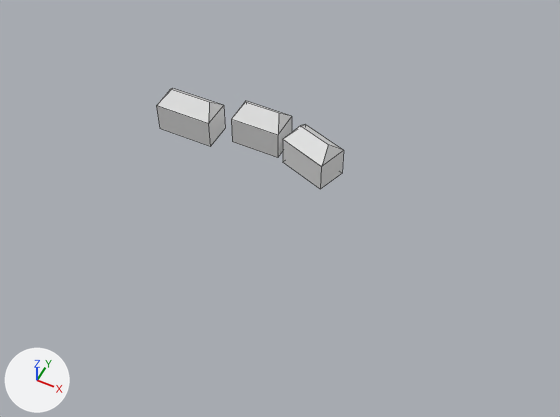
What one commit did to the Blender file mockup/blender/City-2.blend.
Rendered twice from a camera (50 mm lens) standing at (23.5, -32.0, 34.7) and looking at (9.1, -3.3, -1.2). Lighting does not change. The marker at lower left points along +X, +Y and +Z. Mesh edges are drawn as thin lines.

The older version as bpy lines, for what is in view:
```python
me_cube = bpy.data.meshes.new('Cube')
me_cube.from_pydata(...)  # 12 vertices, 10 faces; spans x -1.0..2.9, y -1.0..1.0, z -0.52..2.32
me_cube.materials.append(mat_material)  # white #e7e7e7
me_cube_001 = bpy.data.meshes.new('Cube.001')
me_cube_001.from_pydata(...)  # 12 vertices, 10 faces; spans x -1.0..2.35, y -1.0..1.0, z -0.52..2.32
# faces by material slot: [9, 1]
me_cube_001.materials.append(mat_material_001)  # white #e7e7e7
me_cube_001.materials.append(mat_képzőművészeti_egyetem)
ob_cube = bpy.data.objects.new('Cube', me_cube)
ob_cube.location = (0.0, 0.0, 0.0)
ob_cube_001 = bpy.data.objects.new('Cube.001', me_cube_001)
ob_cube_001.location = (4.97, 1.03, 0.0)
ob_cube_002 = bpy.data.objects.new('Cube.002', me_cube_001)
ob_cube_002.location = (9.02, 0.44, 0.0)
ob_cube_002.rotation_euler = (0.0, 0.0, -0.337)  # degrees (0, 0, -19)
```
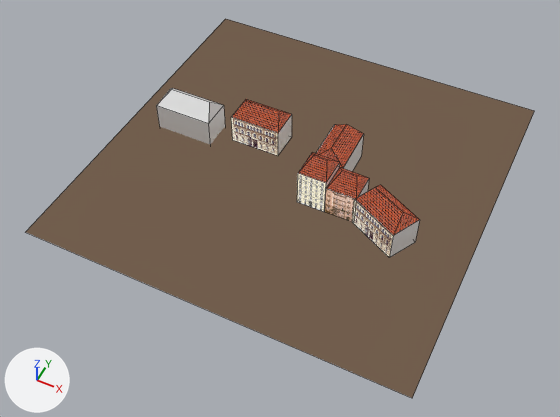
Patch to the scene script:
```diff
--- a/mockup/blender/City-2.blend.py
+++ b/mockup/blender/City-2.blend.py
@@ mat_tető__vörös @@
+mat_tető__vörös = bpy.data.materials.new('Tető (vörös)')
+mat_tető__vörös.use_nodes = True; mat_tető__vörös.node_tree.nodes.clear()
+_N = mat_tető__vörös.node_tree.nodes; _L = mat_tető__vörös.node_tree.links
+n0 = _N.new('ShaderNodeTexImage'); n0.name = 'Image Texture'
+n0.image = img_0070_red_slate_roofing_texture_seamless_jpg
+n1 = _N.new('ShaderNodeOutputMaterial'); n1.name = 'Material Output'
+n2 = _N.new('ShaderNodeTexCoord'); n2.name = 'Texture Coordinate'
+_L.new(n0.outputs[0], n1.inputs[0])  # 'Color' to 'Surface'
+_L.new(n2.outputs[0], n0.inputs[0])  # 'Generated' to 'Vector'
@@ mat_peeble @@
+mat_peeble = bpy.data.materials.new('Peeble')
+mat_peeble.use_nodes = True; mat_peeble.node_tree.nodes.clear()
+_N = mat_peeble.node_tree.nodes; _L = mat_peeble.node_tree.links
+n0 = _N.new('ShaderNodeOutputMaterial'); n0.name = 'Material Output'
+n1 = _N.new('ShaderNodeTexImage'); n1.name = 'Image Texture'
+n1.image = img_0142_gravel_pebbles_for_rails_texture_seamless_jpg
+n2 = _N.new('ShaderNodeNormal'); n2.name = 'Normal'
+n2.inputs[0].default_value = (0.0, 0.0, 0.0)  # 'Normal'
+_L.new(n1.outputs[0], n0.inputs[0])  # 'Color' to 'Surface'
+_L.new(n2.outputs[0], n1.inputs[0])  # 'Normal' to 'Vector'
@@ mat_benczúr47 @@
+mat_benczúr47 = bpy.data.materials.new('Benczúr47')
+mat_benczúr47.use_nodes = True; mat_benczúr47.node_tree.nodes.clear()
+_N = mat_benczúr47.node_tree.nodes; _L = mat_benczúr47.node_tree.links
+n0 = _N.new('ShaderNodeTexImage'); n0.name = 'Image Texture'
+n0.image = img_benczur47_jpg
+n1 = _N.new('ShaderNodeOutputMaterial'); n1.name = 'Material Output'
+_L.new(n0.outputs[0], n1.inputs[0])  # 'Color' to 'Surface'
@@ mat_társasház217 @@
+mat_társasház217 = bpy.data.materials.new('Társasház217')
+mat_társasház217.use_nodes = True; mat_társasház217.node_tree.nodes.clear()
+_N = mat_társasház217.node_tree.nodes; _L = mat_társasház217.node_tree.links
+n0 = _N.new('ShaderNodeTexImage'); n0.name = 'Image Texture'
+n0.image = img_tarsashaz_217_jpg
+n1 = _N.new('ShaderNodeOutputMaterial'); n1.name = 'Material Output'
+_L.new(n0.outputs[0], n1.inputs[0])  # 'Color' to 'Surface'
@@ me_cube_001 @@
 me_cube_001.from_pydata(...)  # 12 vertices, 10 faces; spans x -1.0..2.35, y -1.0..1.0, z -0.52..2.32
+# me_cube_001 part 1: all 4 faces centred in x -0.87..2.23, y -0.49..0.51, z 1.69..1.9 switch from mat_material_001 (white #e7e7e7) to mat_tető__vörös
+me_cube_001.materials.append(mat_material)  # white #e7e7e7
 me_cube_001.materials.append(mat_képzőművészeti_egyetem)
@@ ob_cube_001 @@
 ob_cube_001 = bpy.data.objects.new('Cube.001', me_cube_001)
-ob_cube_001.location = (4.97, 1.03, 0.0)
+ob_cube_001.location = (4.97, 1.03, 0.15)
+ob_cube_001.material_slots[1].link = 'OBJECT'; ob_cube_001.material_slots[1].material = None
@@ ob_cube_002 @@
 ob_cube_002 = bpy.data.objects.new('Cube.002', me_cube_001)
-ob_cube_002.location = (9.02, 0.44, 0.0)
-ob_cube_002.rotation_euler = (0.0, 0.0, -0.337)  # degrees (0, 0, -19)
+ob_cube_002.location = (11.14, 1.35, 0.15)
+ob_cube_002.rotation_euler = (0.0, 0.0, -1.558)  # degrees (0, 0, -89)
@@ ob_cube_005 @@
+ob_cube_005 = bpy.data.objects.new('Cube.005', me_cube_004)  # 12 vertices, 10 faces; spans x -1.0..2.35, y -1.0..1.0, z -0.52..2.32; in mat_material (white #e7e7e7)
+ob_cube_005.location = (15.13, -2.62, 0.21)
+ob_cube_005.rotation_euler = (0.0, 0.0, -0.481)  # degrees (0, 0, -28)
@@ ob_plane @@
+ob_plane = bpy.data.objects.new('Plane', me_plane)  # 4 vertices, 1 face; spans x -1.0..1.0, y -1.0..1.0, z 0.0
+ob_plane.location = (8.93, -0.29, -0.34)
+ob_plane.scale = (12.0, 12.0, 12.0)
@@ ob_cube_004 @@
+ob_cube_004 = bpy.data.objects.new('Cube.004', me_cube_003)  # 12 vertices, 10 faces; spans x -1.0..0.91, y -1.0..1.0, z -0.52..2.38; in mat_material (white #e7e7e7)
+ob_cube_004.location = (12.97, -2.02, 0.15)
+ob_cube_004.material_slots[1].link = 'OBJECT'; ob_cube_004.material_slots[1].material = None
@@ ob_cube_003 @@
+ob_cube_003 = bpy.data.objects.new('Cube.003', me_cube_002)  # 12 vertices, 10 faces; spans x -1.0..0.82, y -1.0..1.0, z -0.52..2.84; in mat_material (white #e7e7e7)
+ob_cube_003.location = (11.14, -2.03, 0.15)
+ob_cube_003.material_slots[1].link = 'OBJECT'; ob_cube_003.material_slots[1].material = None
```

Where the change shows, as pixel boxes (x1, y1, x2, y2) in the pictures (560 x 417 px):
'Plane', added
    after: (26, 19, 534, 398)
'Cube.002', recoloured, moved, turned
    before: (283, 124, 344, 189)
    after: (316, 124, 364, 171)
'Cube.005', added
    after: (352, 185, 420, 258)
    faces in mat_tető__vörös: (355, 185, 420, 235)
    faces in mat_képzőművészeti_egyetem: (352, 199, 393, 257)
    faces in mat_material (white #e7e7e7): (357, 201, 420, 258)
'Cube.001', recoloured, moved
    before: (231, 101, 292, 158)
    after: (231, 99, 292, 156)
'Cube.003', added
    after: (297, 152, 340, 212)
    faces in mat_társasház217: (297, 174, 326, 212)
    faces in mat_tető__vörös: (298, 152, 340, 183)
'Cube.004', added
    after: (324, 167, 369, 222)
    faces in mat_tető__vörös: (326, 167, 369, 199)
    faces in mat_benczúr47: (324, 189, 354, 222)
part 1 of me_cube_001, recoloured
    before: (237, 101, 343, 150)
    after: (237, 99, 363, 167)
